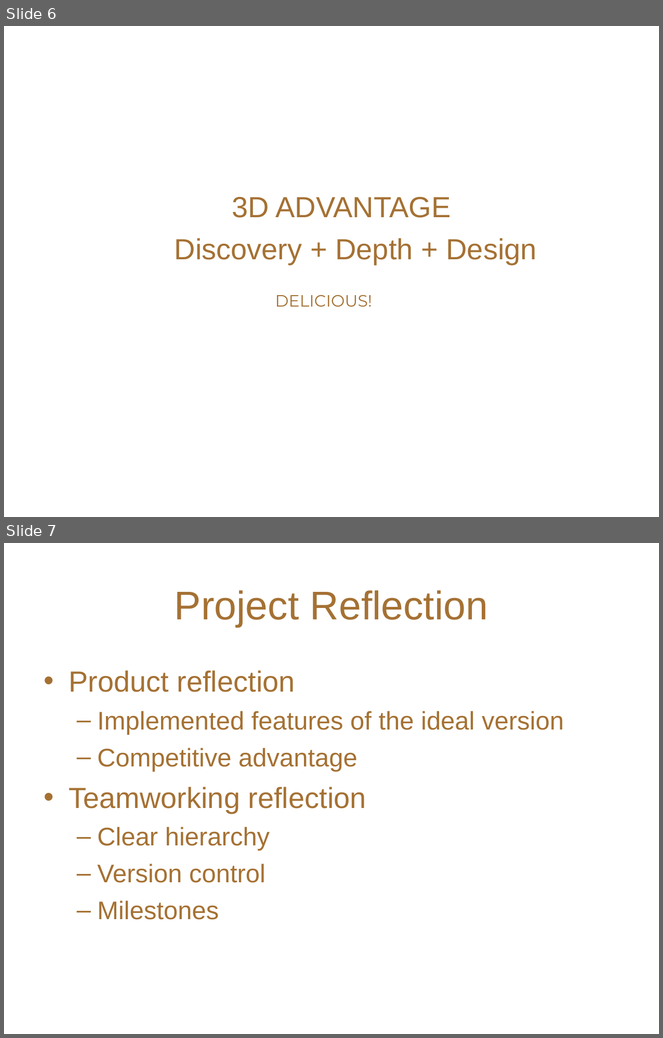
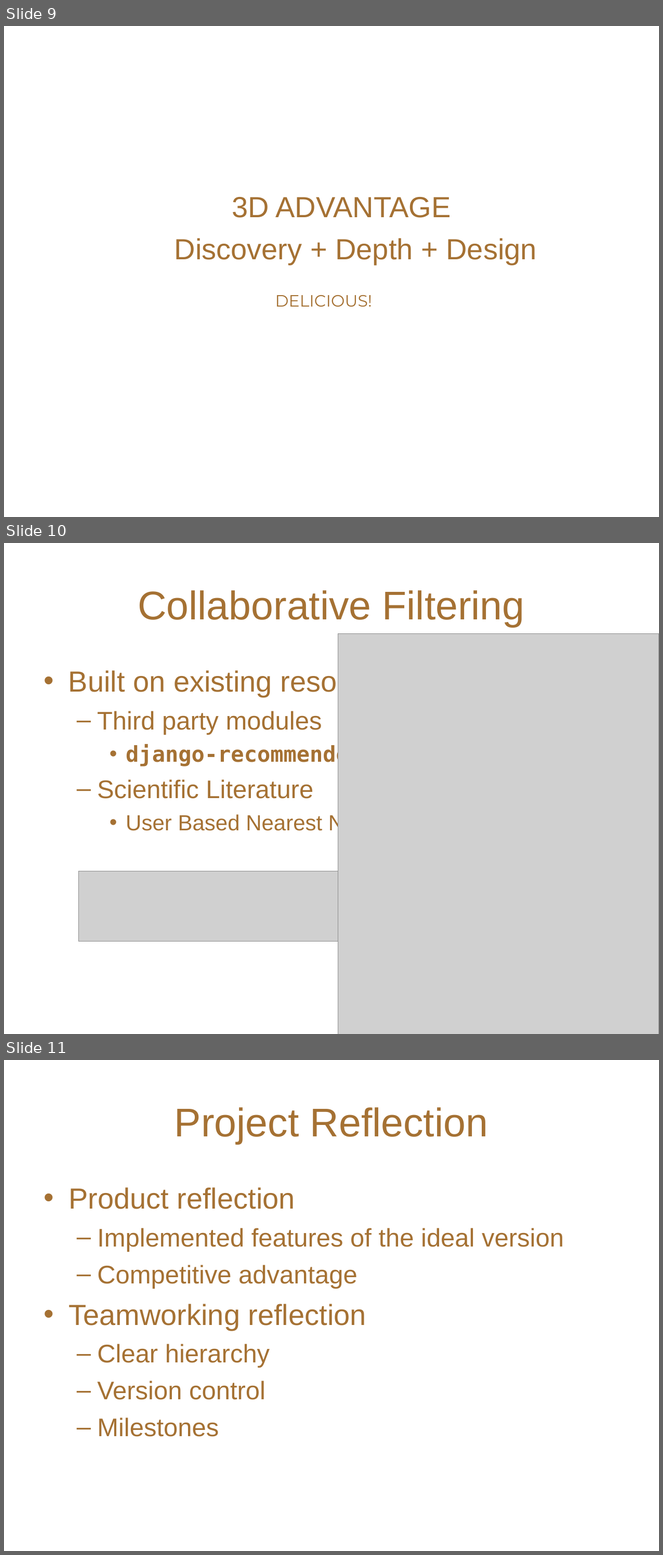
Before and after one commit to NabeelaMSIT/digichef, a slide deck: digichef/presentation/pres.ppt. Shown one above the other, each under a label of ours: slides 6 and 7 before the commit, slides 9, 10 and 11 after it. The pictures are 663x1038 and 663x1555 pixels, drawn with LibreOffice and Linux fonts; fonts in the diff are those of the drawing; grey boxes stand for pictures; background and template pictures are left out. Boxes give left, top, right and bottom in pixels: in the first picture for what was removed or moved away, otherwise in the second. Text is boxed around its words. In the diff, an @@ line names an element or a change of style, - is before the commit and + after.

```diff
--- a/digichef/presentation/pres.ppt
+++ b/digichef/presentation/pres.ppt
@@ slide 10 added at (x1=4, y1=543, x2=659, y2=1034), background picture (left out) @@
@@ title added at (x1=138, y1=590, x2=525, y2=627), 44 pt, text #A57133 @@
+Collaborative Filtering
@@ picture added at (x1=338, y1=634, x2=659, y2=1034) @@
@@ text added at (x1=68, y1=669, x2=429, y2=835), 24 pt, text #A57133 @@
+• Built on existing resources
+  – Third party modules
+    • django-recommender
+  – Scientific Literature
+    • User Based Nearest Neighbour Algorithm
@@ picture added at (x1=79, y1=871, x2=572, y2=941) @@
@@ what was slide 6 is now slide 9 @@
@@ what was slide 7 is now slide 11 @@
```
Also in this commit, not shown: 3 slides changed, 2 other slides added.
